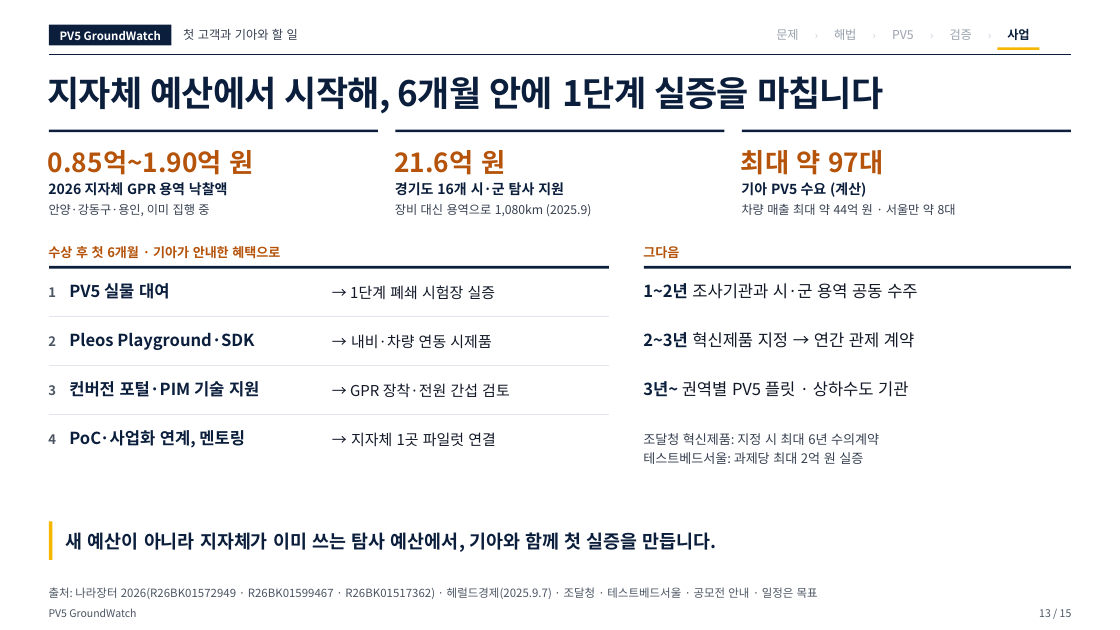
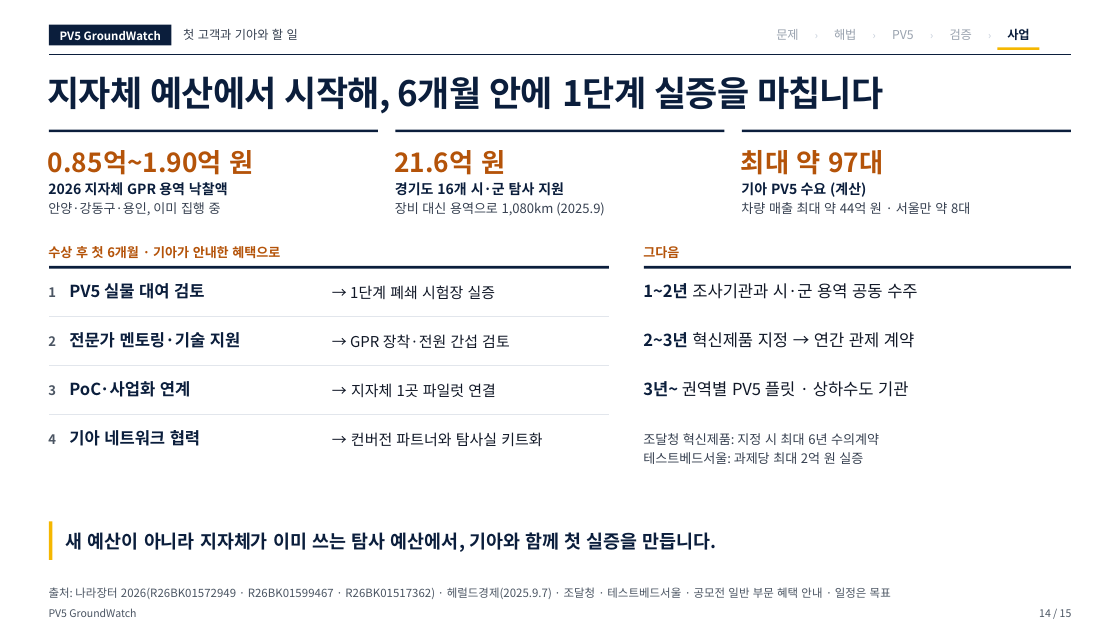
Before and after one commit to woojin-choe/pv5-hose-lab, a slide deck: slide 14 of ppt_all/PV5_GroundWatch_10_23.pptx (slide 13 before the commit). Drawn at 1120x630 pixels with LibreOffice and Linux fonts; fonts in the diff are those of the drawing. Boxes give left, top, right and bottom in pixels: in the first picture for what was removed or moved away, otherwise in the second. Text is boxed around its words. In the diff, an @@ line names an element or a change of style, - is before the commit and + after.

```diff
--- a/ppt_all/PV5_GroundWatch_10_23.pptx
+++ b/ppt_all/PV5_GroundWatch_10_23.pptx
@@ size 10.5 to 11.2 pt in 3 elements at [48, 202, 221, 215], [395, 202, 605, 216], [741, 202, 970, 214] @@
@@ text at [69, 283, 204, 299]: text changed @@
-PV5 실물 대여
+PV5 실물 대여 검토
@@ text at [69, 332, 240, 348]: text changed @@
-Pleos Playground·SDK
+전문가 멘토링·기술 지원
@@ text "→ GPR 장착·전원 간섭 검토": place and size @@
-text "→ GPR 장착·전원 간섭 검토" at [350, 383, 510, 397]
+text "→ GPR 장착·전원 간섭 검토" at [350, 334, 510, 348]
@@ text removed at [351, 334, 491, 349] @@
-→ 내비·차량 연동 시제품
@@ text at [69, 381, 190, 397]: text changed @@
-PoC·사업화 연계, 멘토링
+PoC·사업화 연계
@@ text removed at [69, 381, 259, 397] @@
-컨버전 포털·PIM 기술 지원
@@ text "→ 지자체 1곳 파일럿 연결": place and size @@
-text "→ 지자체 1곳 파일럿 연결" at [351, 432, 496, 446]
+text "→ 지자체 1곳 파일럿 연결" at [351, 383, 496, 397]
@@ text added at [69, 430, 200, 446], 14.2 pt, text #0B1E3C, bold @@
+기아 네트워크 협력
@@ text added at [351, 432, 542, 447], 12.8 pt, text #111827 @@
+→ 컨버전 파트너와 탐사실 키트화
@@ text at [49, 587, 891, 599]: text changed @@
-출처: 나라장터 2026(R26BK01572949 · R26BK01599467 · R26BK01517362) · 헤럴드경제(2025.9.7) · 조달청 · 테스트베드서울 · 공모전 안내 · 일정은 목표
+출처: 나라장터 2026(R26BK01572949 · R26BK01599467 · R26BK01517362) · 헤럴드경제(2025.9.7) · 조달청 · 테스트베드서울 · 공모전 일반 부문 혜택 안내 · 일정은 목표
@@ text at [1039, 609, 1072, 617]: text changed @@
-13 / 15
+14 / 15
```
Also in this commit, not shown: 11 other slides changed, 18 other files.
